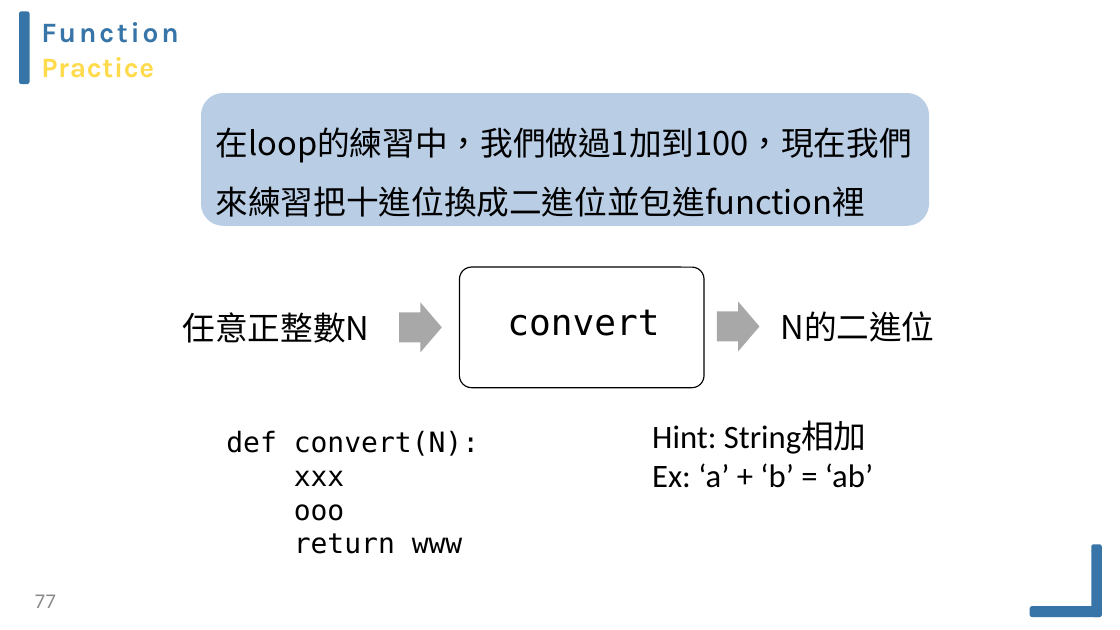
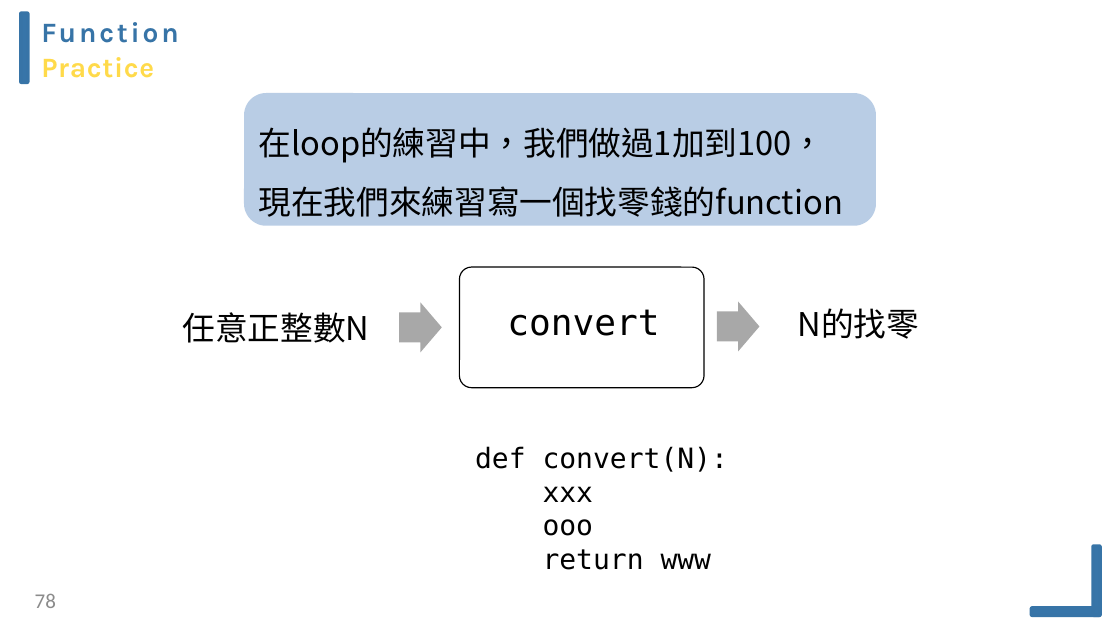
Before and after one commit to Kenchu123/EECamp2020, a slide deck: slide 78 of ppt/python2020-v4.pptx (slide 77 before the commit). Drawn at 1120x630 pixels with LibreOffice and Linux fonts; fonts in the diff are those of the drawing. Boxes give left, top, right and bottom in pixels: in the first picture for what was removed or moved away, otherwise in the second. Text is boxed around its words. In the diff, an @@ line names an element or a change of style, - is before the commit and + after.

```diff
--- a/ppt/python2020-v4.pptx
+++ b/ppt/python2020-v4.pptx
@@ rounded rectangle "在loop的練習中，我們做過1加到100，": place and size @@
-rounded rectangle "在loop的練習中，我們做過1加到100，" at [201, 93, 929, 226]
+rounded rectangle "在loop的練習中，我們做過1加到100，" at [244, 93, 875, 226]
@@ text in rounded rectangle at [259, 127, 843, 217]: text changed @@
-在loop的練習中，我們做過1加到100，現在我們來練習把十進位換成二進位並包進function裡
+在loop的練習中，我們做過1加到100，
+現在我們來練習寫一個找零錢的function
@@ text at [798, 308, 919, 339]: text changed @@
-N的二進位
+N的找零
@@ text "def convert(N):": place and size @@
-text "def convert(N):" at [226, 430, 479, 554]
+text "def convert(N):" at [475, 446, 728, 570]
@@ text removed at [652, 421, 873, 488] @@
-Hint: String相加
-Ex: ‘a’ + ‘b’ = ‘ab’
@@ page number at [35, 594, 56, 608]: text changed @@
-77
+78
```
Also in this commit, not shown: 30 other slides changed, 2 slides added, 3 slides removed, 3 other files.
